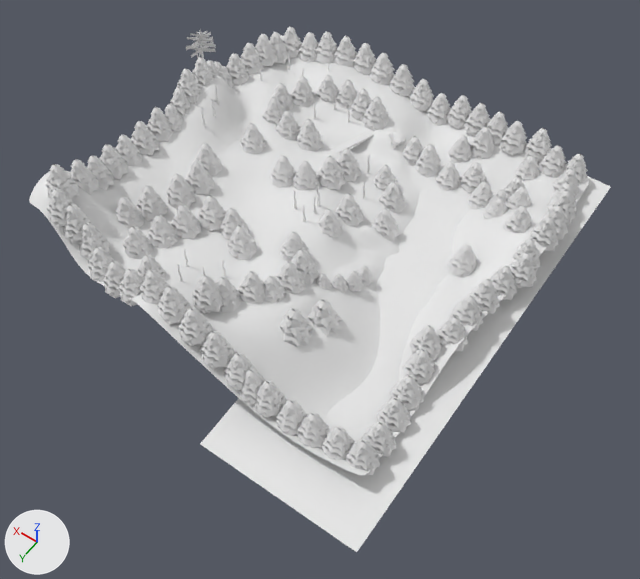
An edit to the OBJ model snake_run_2/level_data/forest_nav.obj, drawn before and after from the same camera.
Camera for both pictures: a camera (50 mm lens) standing at (-85.0, 118.4, 153.4) and looking at (-10.8, 14.5, -9.9). The axes (+X, +Y, +Z) are drawn at lower left. The lights are the same throughout. The older version comes first. Materials are left out; every surface is plain grey. Where no turn or scale is listed for an object, it has been applied to the vertices.
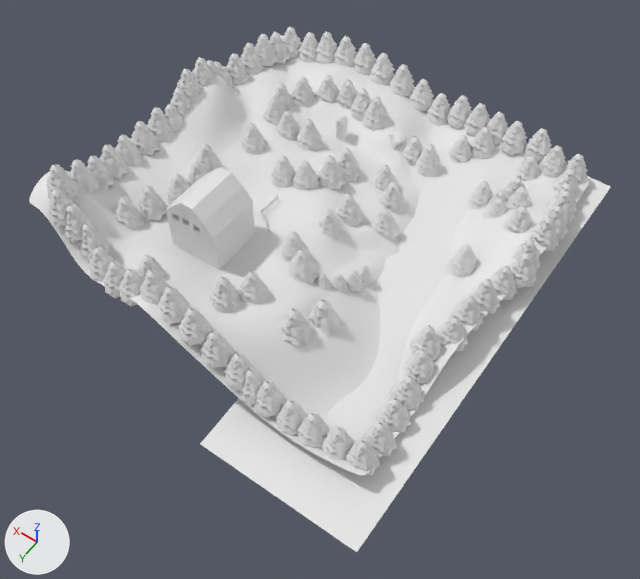
What differs and where, as boxes (x1, y1, x2, y2) in the pictures (640 x 579 px; the box of a moved part takes in the faces that stretch with it):
part 1 of me_plane, deleted
    before: (123, 29, 487, 313)
part 2 of me_plane, moved or reshaped
    before: (146, 195, 248, 278)
    after: (141, 167, 278, 278)
part 3 of me_plane, added
    after: (335, 115, 349, 141)

What changed in the scene script:
```text
Change me_plane:
    used by ob_plane; location = (0.0, 0.0, 0.0)
    remove me_plane.from_pydata(...)  # 29147 vertices, 26861 faces; spans x -53.1..59.0, y -51.2..60.4, z -14.2..19.4
    add me_plane.from_pydata(...)  # 27119 vertices, 27378 faces, 1 loose edge; spans x -53.1..48.9, y -51.2..60.4, z -14.2..19.4
    me_plane part 1: 63 loose pieces with 2316 vertices, spanning x -28.0..59.0, y -39.6..42.3, z -7.7..13.7, are deleted
    me_plane part 2: 153 vertices moved from x 5.0..26.0, y 13.9..33.8, z -2.2..0.1 to x 5.0..25.9, y 13.9..33.9, z -2.4..0.0; 386 vertices removed from x 11.6..24.3, y 14.5..27.2, z -2.0..7.2; 628 vertices added at x 4.3..21.4, y 2.8..28.6, z -4.3..15.2
    me_plane part 3: 38 vertices added at x 9.5..12.1, y -26.6..-24.0, z -6.9..3.1
    other edits to the shape of me_plane do not show in these pictures
```
